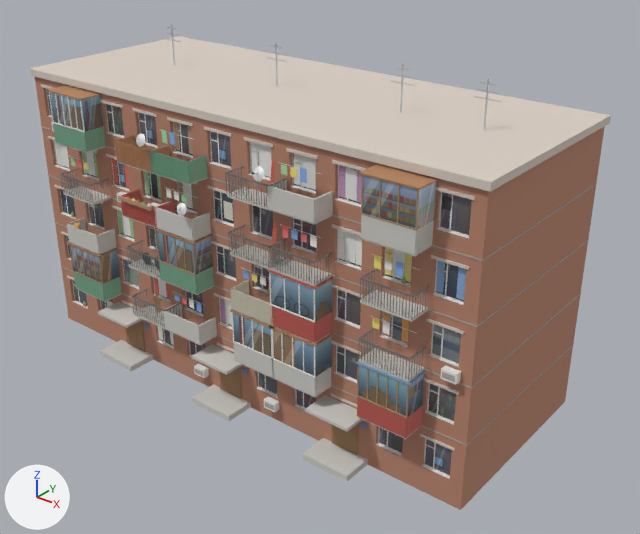
The glTF model assets/models/courtyard/brick_khrushchevka.glb as it was, and as the next commit left it.
The view is the same before and after, from a 50 mm lens placed at (26.4, -31.0, 25.0), pointed at (2.0, -0.5, 6.1). Lighting does not change. The marker at lower left points along +X, +Y and +Z. The older version comes first. Vertices at exactly the same position are counted once.

The scene before the commit, as lines of its bpy script (objects in view):
```python
ob_brick_khrushchevka = bpy.data.objects.new('brick_khrushchevka', me_brick_khrushchevka)
ob_brick_khrushchevka.location = (0.0, 0.0, 0.0)
```
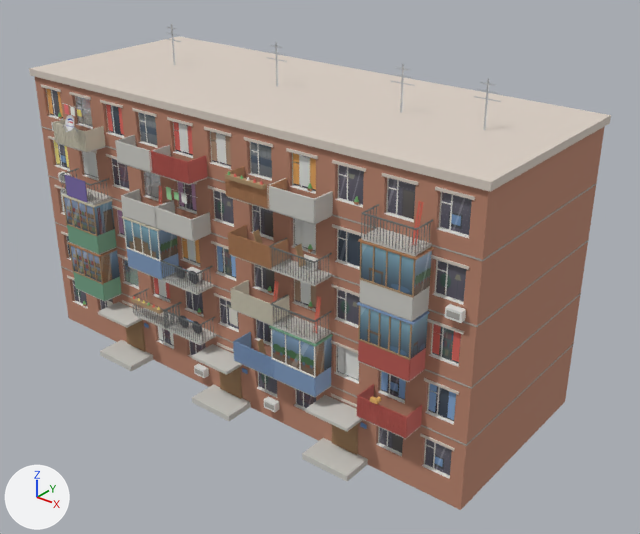
What differs and where, as boxes (x1, y1, x2, y2) in the pictures (640 x 534 px; the box of a moved part takes in the faces that stretch with it):
part 1 of me_brick_khrushchevka, added
    after: (446, 310, 460, 320)
part 2 of me_brick_khrushchevka, moved or reshaped
    before: (303, 342, 304, 372)
    after: (299, 340, 301, 370)
part 3 of me_brick_khrushchevka, added
    after: (229, 308, 238, 326)
part 4 of me_brick_khrushchevka, added
    after: (338, 346, 359, 380)
part 5 of me_brick_khrushchevka, deleted
    before: (47, 85, 466, 418)
part 6 of me_brick_khrushchevka, reshaped
    before: (49, 92, 436, 438)
    after: (47, 89, 466, 438)
part 7 of me_brick_khrushchevka, surface changed
    both: (50, 104, 471, 421)
part 8 of me_brick_khrushchevka, recoloured
    before: (294, 153, 316, 190)
    after: (293, 153, 299, 185)
part 9 of me_brick_khrushchevka, recoloured (light grey to green)
    before: (67, 217, 117, 254)
    after: (67, 225, 117, 254)
part 10 of me_brick_khrushchevka, recoloured (green to red)
    both: (149, 151, 207, 184)
part 11 of me_brick_khrushchevka, recoloured
    both: (269, 325, 333, 347)
part 12 of me_brick_khrushchevka, recoloured
    after: (76, 96, 93, 126)
part 13 of me_brick_khrushchevka, recoloured
    before: (143, 258, 154, 273)
    after: (140, 225, 152, 257)
part 14 of me_brick_khrushchevka, recoloured
    before: (378, 348, 380, 369)
    after: (378, 313, 381, 347)
part 15 of me_brick_khrushchevka, recoloured
    both: (233, 181, 269, 268)
part 16 of me_brick_khrushchevka, recoloured
    before: (174, 191, 179, 201)
    after: (174, 192, 179, 200)
part 17 of me_brick_khrushchevka, recoloured
    before: (93, 152, 98, 177)
    after: (83, 152, 99, 178)
part 18 of me_brick_khrushchevka, recoloured
    before: (157, 175, 162, 199)
    after: (144, 171, 161, 199)
part 19 of me_brick_khrushchevka, recoloured
    both: (181, 194, 187, 203)

Diff of the bpy script that builds the scene:
```diff
--- a/assets/models/courtyard/brick_khrushchevka.glb.py
+++ b/assets/models/courtyard/brick_khrushchevka.glb.py
@@ me_brick_khrushchevka @@
-me_brick_khrushchevka.from_pydata(...)  # 11740 vertices, 17260 faces; spans x -13.1..13.1, y -6.8..5.4, z 0.0..16.5
+me_brick_khrushchevka.from_pydata(...)  # 11878 vertices, 17572 faces; spans x -13.1..13.1, y -7.0..5.4, z 0.0..16.5
+# me_brick_khrushchevka part 1: a new loose piece, a box spanning x 11.905..12.455, y -5.375..-5.355, z 8.925..9.175, in mat_cseam (grey #adaca6)
+# me_brick_khrushchevka part 2: the loose piece of 8 vertices spanning x 5.6, y -6.1, z 4.3..5.8 is moved by (-0.2, 0.0, 0.0)
+# me_brick_khrushchevka part 3: a new loose piece, a box spanning x -0.03..0.51, y -4.87..-4.86, z 4.19..5.03, in mat_cnewspaper (light grey #dddace)
+# me_brick_khrushchevka part 4: a new loose piece, a box spanning x 6.456..7.584, y -4.87..-4.86, z 4.092..5.408, in mat_ctulle (white #eaebe7)
+# me_brick_khrushchevka part 5: 248 loose pieces with 2076 vertices, spanning x -12.3..12.5, y -6.8..5.0, z 3.6..14.0, are deleted
+# me_brick_khrushchevka part 6: 223 vertices moved from x -10.2..10.8, y -6.1..-4.9, z 3.3..13.9 to x -10.2..10.8, y -6.2..-4.9, z 3.3..13.5; 561 vertices removed from x -10.3..10.9, y -6.2..-4.9, z 3.3..13.9; 2535 vertices added at x -12.3..12.5, y -7.0..-4.9, z 3.3..13.5
+# me_brick_khrushchevka part 7: 241 kept faces spanning x -12.3..12.3, y -6.2..4.9, z 4.1..13.6 get new texture (UV) coordinates
+# me_brick_khrushchevka part 8: 12 faces spanning x 4.1..4.4, y -4.9, z 12.2..13.5 switch from mat_ctulle (white #eaebe7) to mat_ccurt0 (orange #edad61)
+# me_brick_khrushchevka part 9: 36 faces spanning x -10.3..-7.8, y -6.1..-5.0, z 6.0..7.0 switch from mat_cconcrete (light grey #cecdc7) to mat_cclad0 (green #7cad90)
+# me_brick_khrushchevka part 10: 250 faces spanning x -3.3..-0.8, y -6.2..-5.0, z 11.4..12.4 switch from mat_cclad0 (green #7cad90) to mat_cclad4 (red #c46159)
+# me_brick_khrushchevka part 11: 12 faces spanning x 3.7..6.3, y -6.2..-4.9, z 5.8..5.9 switch from mat_cclad2 (orange #bc8961) to mat_cclad0 (green #7cad90)
+# me_brick_khrushchevka part 12: 12 faces spanning x -9.9..-8.8, y -4.9, z 12.2..13.5 switch from mat_ccurt2 (red #e16c61) to mat_cfoil (white #e5e5e7)
+# me_brick_khrushchevka part 13: 22 faces spanning x -5.6..-3.8, y -6.1, z 7.0..8.6 switch from mat_crail (grey #767c7c) to mat_cframewhite (white #efede7)
+# me_brick_khrushchevka part 14: 17 faces spanning x 9.4..10.4, y -6.1, z 7.0..11.2 switch from mat_crail (grey #767c7c) to mat_cframewood (brown #ad8e69)
+# me_brick_khrushchevka part 15: 187 faces spanning x 1.4..3.8, y -6.2..-6.1, z 8.7..12.4 switch from mat_crail (grey #767c7c) to mat_cclad2 (orange #bc8961)
+# me_brick_khrushchevka part 16: 12 faces spanning x -2.5..-2.2, y -5.6..-5.5, z 10.1..10.5 switch from mat_cl1 (white #f9f9f3) to mat_cl4 (green #aae1aa)
+# me_brick_khrushchevka part 17: 12 faces spanning x -9.9..-8.8, y -4.9, z 9.5..10.8 switch from mat_ccurt4 (greyish green #a0c495) to mat_ctulle (white #eaebe7)
+# me_brick_khrushchevka part 18: 12 faces spanning x -5.2..-4.1, y -4.9, z 9.5..10.8 switch from mat_ccurt4 (greyish green #a0c495) to mat_cfoil (white #e5e5e7)
+# me_brick_khrushchevka part 19: 12 faces spanning x -2.0..-1.7, y -5.6..-5.5, z 10.1..10.5 switch from mat_cl4 (green #aae1aa) to mat_cl1 (white #f9f9f3)
+# other edits to the shape of me_brick_khrushchevka do not show in these pictures
 me_brick_khrushchevka.materials.append(mat_cbrick)
@@ me_brick_khrushchevka @@
 me_brick_khrushchevka.materials.append(mat_csled)
-me_brick_khrushchevka.materials.append(mat_cl2)  # blue #89b3ed
 me_brick_khrushchevka.materials.append(mat_cl0)
@@ me_brick_khrushchevka @@
 me_brick_khrushchevka.materials.append(mat_csignblue)
+me_brick_khrushchevka.materials.append(mat_ccarpet1)  # purple #7c6caa
+me_brick_khrushchevka.materials.append(mat_cdishface)  # picture img_dish_logo
```
